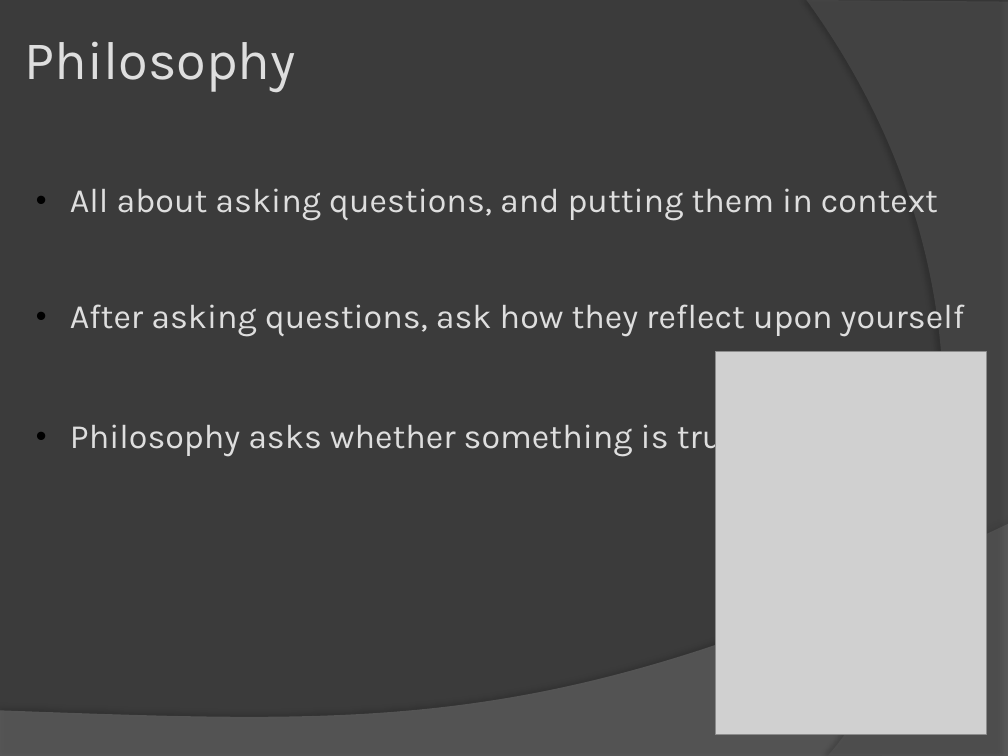
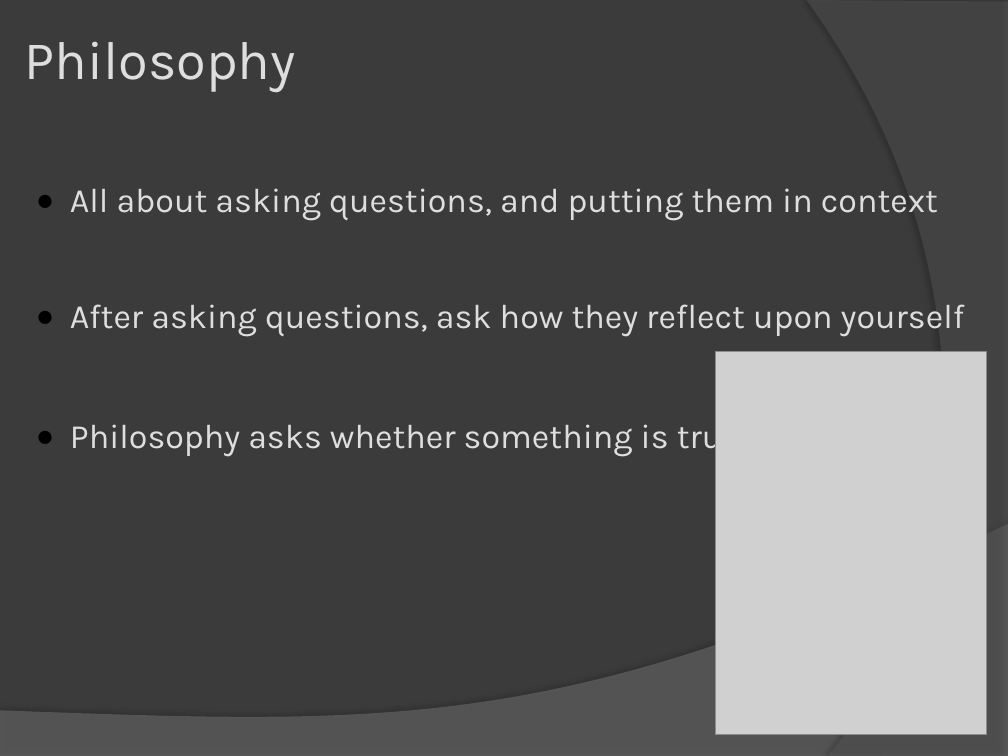
Before and after one commit to abhishekori/team-sexy-awesome-repository-of-awesomeness-----sexy, a slide deck: slide 8 of artififical intelligence.pptx (slide 7 before the commit). Drawn at 1008x756 pixels with LibreOffice and Linux fonts; fonts in the diff are those of the drawing; grey boxes stand for pictures. Boxes give left, top, right and bottom in pixels: in the first picture for what was removed or moved away, otherwise in the second. Text is boxed around its words. In the diff, an @@ line names an element or a change of style, - is before the commit and + after.

```diff
--- a/artififical intelligence.pptx
+++ b/artififical intelligence.pptx
@@ text "All about asking questions, and ..." at box(70, 188, 965, 456): bullet • to ● @@
```
Also in this commit, not shown: 4 other slides changed, 7 slides added, 3 slides removed.
